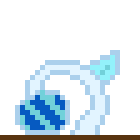
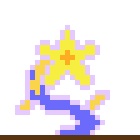
The second 140×140 image is a revision of the first. Changes to its layers:
added group "Space Starfruit" with 4 layers above "Space Watermelon" over 15, 25, 110, 135
added layer "Starfruit 4" in group "Space Starfruit" over 15, 25, 110, 135
hid group "Space Watermelon" (4 layers) over 15, 50, 120, 135
